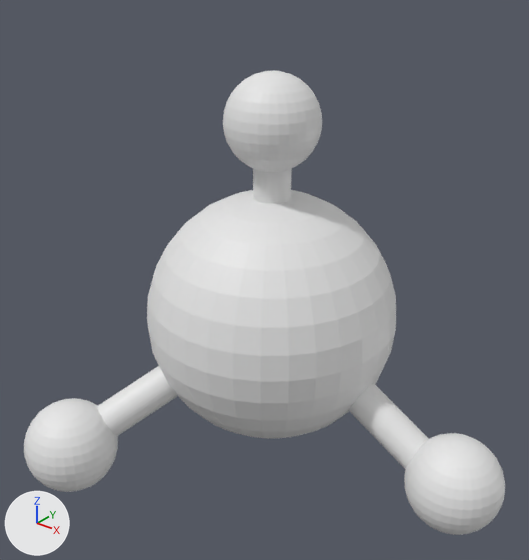
Two versions of the Blender file unity-project/Assets/Blender/Blend/methane.blend, one commit apart.
Before and after are seen from a camera (50 mm lens) standing at (28.5, -18.7, 25.7) and looking at (6.9, 8.4, 9.0). Arrows for +X, +Y and +Z are at lower left; the lights stay in place.
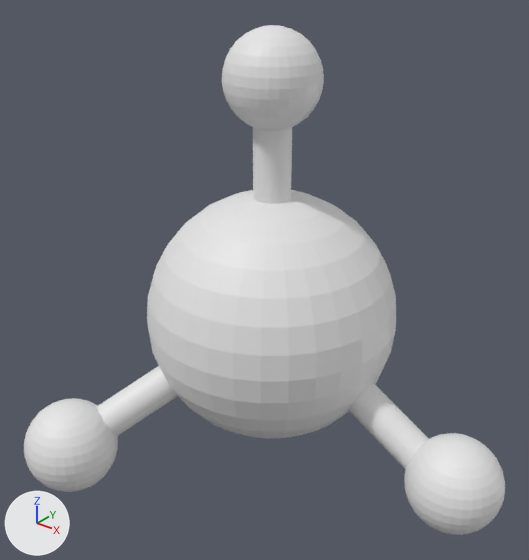
Edits to the bpy script that builds the scene:
```text
Change ob_sphere_004:
    ob_sphere_004.location: (5.87, 10.25, 16.74) -> (5.87, 10.25, 18.87)
```

Pixel boxes (x1, y1, x2, y2) of what changed, in the pictures (529 x 560 px):
'Sphere.004', moved: before (223, 71, 322, 172); after (222, 25, 324, 130)
